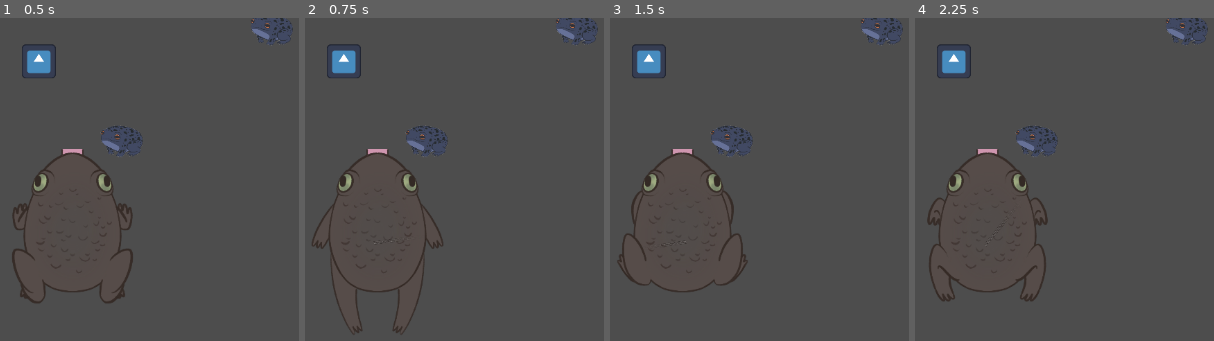
Above: before the commit, frames 1-4 (left to right).
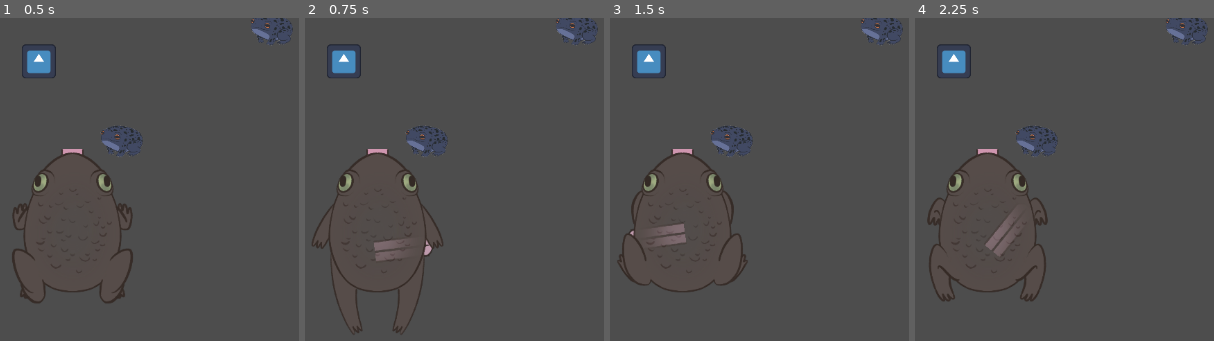
Above: after the commit, the same moments.

Repository: ygda-org/frog-jam
Game: Godot game, scene res://scenes/main.tscn
Same seed, same stepped clock (60 frames per second), same inputs: the game is played once before the commit and once after it. The engine's default icon, where the game draws it, is replaced by a stand-in: a white triangle on a blue panel in a dark square.
Inputs (mouse positions are in pixels of both pictures, inside the frame that each line leads up to):
- Up to frame 1 (0.5 s): no input
- Up to frame 2 (0.75 s): move the mouse to (553, 221) at 0.52 s; click (553, 221) at 0.67 s
- Up to frame 3 (1.5 s): move the mouse to (outside the picture) at 1.27 s; click (outside the picture) at 1.42 s
- Up to frame 4 (2.25 s): move the mouse to (1067, 143) at 2.02 s; click (1067, 143) at 2.17 s

Frame 1 is identical in both runs. In frame 2, 0.4% of the frame differs, in the area x 23-43%, y 68-76%; in frame 3, 0.4%; in frame 4, 0.5%, in the area x 23-33%, y 60-74%.

Commit message:
Tongue sprite

Diff:
--- a/scenes/tongue.tscn
+++ b/scenes/tongue.tscn
@@ -1,8 +1,8 @@
 [gd_scene load_steps=5 format=3 uid="uid://bhd6ncjp8omr"]
 
 [ext_resource type="Script" uid="uid://lcka3hsl6fuh" path="res://scripts/tongue.gd" id="1_kcni0"]
-[ext_resource type="Texture2D" uid="uid://b2m5yajks36cg" path="res://assets/images/link.png" id="2_8i22f"]
-[ext_resource type="Texture2D" uid="uid://ctpetxvpxss3n" path="res://assets/images/hook.png" id="3_go4iq"]
+[ext_resource type="Texture2D" uid="uid://bm2te43oe2eva" path="res://assets/images/tongue_block.png" id="2_kcni0"]
+[ext_resource type="Texture2D" uid="uid://dghy12wmh5yb5" path="res://assets/images/tongue_tip.png" id="3_8i22f"]
 
 [sub_resource type="CircleShape2D" id="CircleShape2D_q6f22"]
 radius = 4.0
@@ -12,18 +12,19 @@
 
 [node name="Tongue Middle" type="Sprite2D" parent="."]
 texture_repeat = 2
-texture = ExtResource("2_8i22f")
+position = Vector2(-34, 7)
+texture = ExtResource("2_kcni0")
 centered = false
 offset = Vector2(-8, 14)
 region_enabled = true
-region_rect = Rect2(0, 0, 16, 360)
+region_rect = Rect2(208, 0, 84, 360)
 
 [node name="Tongue Tip" type="CharacterBody2D" parent="."]
 collision_layer = 0
 
 [node name="Tip Sprite" type="Sprite2D" parent="Tongue Tip"]
-texture = ExtResource("3_go4iq")
-offset = Vector2(0, 8)
+texture = ExtResource("3_8i22f")
+offset = Vector2(34, 8)
 
 [node name="CollisionShape2D" type="CollisionShape2D" parent="Tongue Tip"]
 position = Vector2(0, 17)
--- a/scripts/tongue.gd
+++ b/scripts/tongue.gd
@@ -3,6 +3,8 @@
 
 @onready var tongue_middle_sprite: Sprite2D = $"Tongue Middle"
 @onready var tongue_tip: CharacterBody2D = $"Tongue Tip"
+
+@onready var frog: CharacterBody2D = get_parent()
 
 var direction: Vector2 = Vector2.ZERO
 var tip_position: Vector2 = Vector2.ZERO
@@ -13,6 +15,7 @@
 var hooked_creature = null
 
 const SPEED: int = 50
+
 
 func shoot(dir: Vector2) -> void:
 	self.direction = dir.normalized()
@@ -39,6 +42,7 @@
 	self.tongue_middle_sprite.position = tip_loc
 	self.tongue_middle_sprite.region_rect.size.y = tip_loc.length()
 
+
 func _physics_process(delta: float) -> void:
 	self.tongue_tip.global_position = self.tip_position
 
Binary file added: assets/images/tongue_block.png
Not shown, added: assets/images/tongue_block.png.import
Binary file added: assets/images/tongue_tip.png
Not shown, added: assets/images/tongue_tip.png.import
